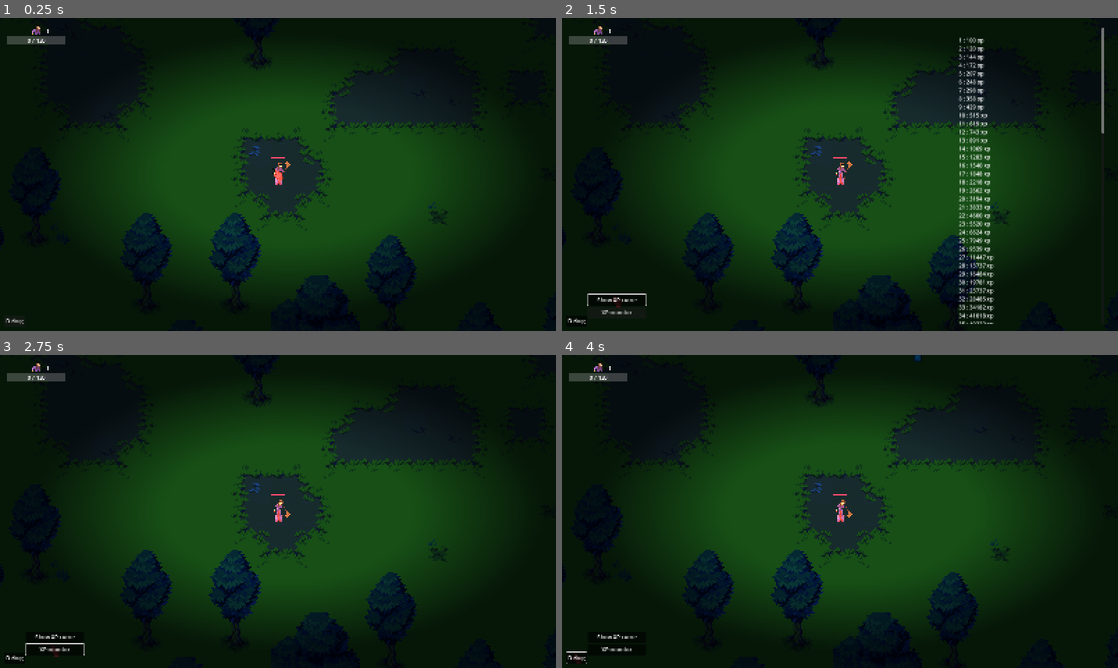
Above: before the commit, frames 1-4 (two rows, left to right).
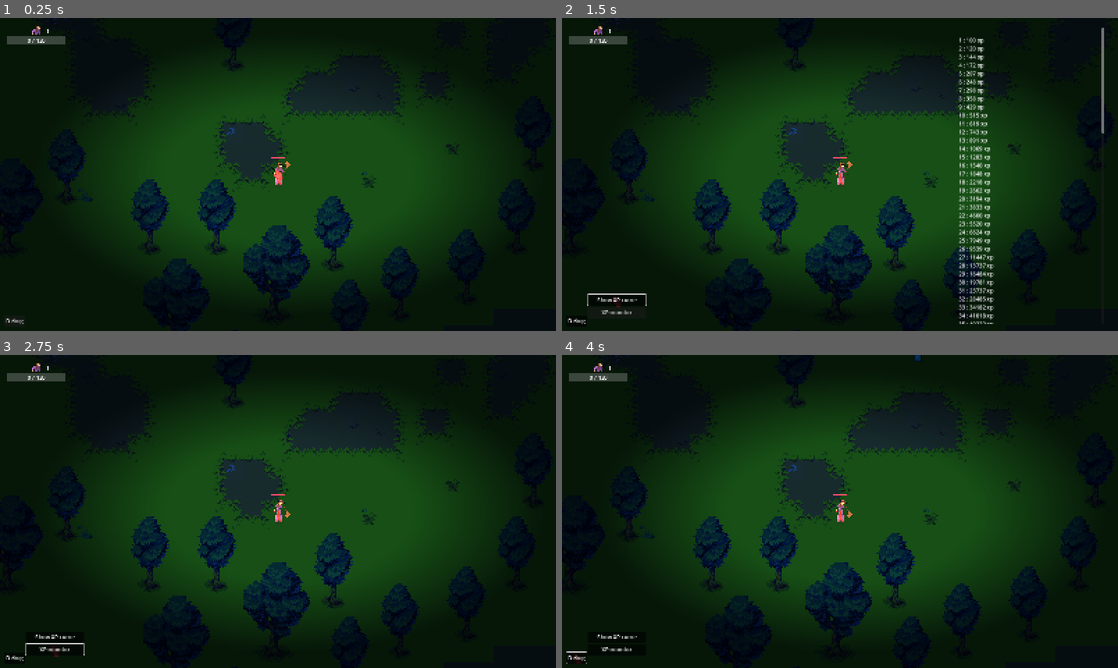
Above: after the commit, the same moments.

Repository: astonedf/Survivor
Game: Godot game, scene res://scenes/main/main.tscn
Same seed, same stepped clock (60 frames per second), same inputs: the game is played once before the commit and once after it. The engine's default icon, where the game draws it, is replaced by a stand-in: a white triangle on a blue panel in a dark square.
Inputs:
- Up to frame 1 (0.25 s): no input
- Up to frame 2 (1.5 s): click "Debug" at 0.5 s; click "Show XP curve" at 1.25 s
- Up to frame 3 (2.75 s): click "XP monitor" at 2 s
- Up to frame 4 (4 s): click "Debug" at 2.75 s; click "Debug" at 3.5 s

The runs differ from the first frame. In frame 1, 12% of the frame differs, in the area x 3-100%, y 0-99%; in frame 2, 12%; in frame 3, 12%; in frame 4, 12%.

Commit message:
not a tree but ok

Diff:
--- a/Survivor/characters/the_witch/the_witch.gd
+++ b/Survivor/characters/the_witch/the_witch.gd
@@ -2,6 +2,7 @@
 
 
 @onready var broom: Weapon = $Broom
+
 
 var flower_in_range = []
 var enemy_in_range = false
--- a/Survivor/scenes/main/main.tscn
+++ b/Survivor/scenes/main/main.tscn
@@ -6,6 +6,7 @@
 [ext_resource type="PackedScene" uid="uid://ck3m3011vrrgm" path="res://characters/the_witch/the_witch.tscn" id="4_yyfjg"]
 [ext_resource type="PackedScene" uid="uid://b0158jo3181dg" path="res://ui/hud/hud.tscn" id="6_hujxm"]
 [ext_resource type="PackedScene" uid="uid://chdxmebrxwpo7" path="res://characters/the_hand/the_hand.tscn" id="6_ow5a4"]
+[ext_resource type="PackedScene" uid="uid://djblo1q7ghk00" path="res://ui/level_upgrades/level_upgrades.tscn" id="7_hujxm"]
 
 [sub_resource type="TileSetAtlasSource" id="TileSetAtlasSource_h2yge"]
 texture = ExtResource("1_6q06x")
@@ -661,21 +662,21 @@
 [node name="TileMap" type="TileMapLayer" parent="."]
 modulate = Color(0.101961, 0.337255, 1, 1)
 texture_filter = 1
-scale = Vector2(4, 4)
+scale = Vector2(3, 3)
 tile_map_data = PackedByteArray("AAD1//r/AQAGAAAAAAD1//v/AQAGAAAAAAD1//z/AQAGAAAAAAD1//3/AQAGAAAAAAD1//7/AQAGAAAAAAD1// …(73680 unchanged characters)…
 tile_set = SubResource("TileSet_1bvp3")
 
 [node name="TileMap2" type="TileMapLayer" parent="."]
 modulate = Color(0.101961, 0.337255, 1, 1)
 texture_filter = 1
-scale = Vector2(4, 4)
+scale = Vector2(3, 3)
 tile_map_data = PackedByteArray("AAD1//r/AQABAAEAAAD1//v/AQABAAEAAAD1//z/AQABAAEAAAD1//3/AQABAAEAAAD1//7/AQABAAEAAAD1// …(70960 unchanged characters)…
 tile_set = SubResource("TileSet_1bvp3")
 
 [node name="TileMap3" type="TileMapLayer" parent="."]
 modulate = Color(0.101961, 0.337255, 1, 1)
 texture_filter = 1
-scale = Vector2(4, 4)
+scale = Vector2(3, 3)
 tile_map_data = PackedByteArray("AAD1//r/AQABAAEAAAD1//v/AQABAAEAAAD1//z/AQABAAEAAAD1//3/AQABAAEAAAD1//7/AQABAAEAAAD1// …(70992 unchanged characters)…
 tile_set = SubResource("TileSet_1bvp3")
 
@@ -689,3 +690,6 @@
 [node name="TheHand" parent="." instance=ExtResource("6_ow5a4")]
 
 [node name="Hud" parent="." instance=ExtResource("6_hujxm")]
+
+[node name="Level_upgrades" parent="Hud" instance=ExtResource("7_hujxm")]
+visible = false
--- /dev/null
+++ b/Survivor/scenes/menu/menu.tscn
@@ -0,0 +1,77 @@
+[gd_scene load_steps=3 format=3 uid="uid://dfr8r0h4vdibr"]
+
+[ext_resource type="FontFile" uid="uid://d5iito5dm4ml" path="res://assets/fonts/il_shake_fest/ilshake.ttf" id="1_mcvr8"]
+[ext_resource type="FontFile" uid="uid://j8r620ksn6h3" path="res://assets/fonts/isabella/Isabella.ttf" id="2_e0arn"]
+
+[node name="Control" type="Control"]
+layout_mode = 3
+anchors_preset = 15
+anchor_right = 1.0
+anchor_bottom = 1.0
+grow_horizontal = 2
+grow_vertical = 2
+
+[node name="RichTextLabel3" type="RichTextLabel" parent="."]
+layout_mode = 0
+offset_left = 640.0
+offset_top = 216.0
+offset_right = 875.0
+offset_bottom = 330.0
+theme_override_fonts/normal_font = ExtResource("1_mcvr8")
+theme_override_font_sizes/normal_font_size = 48
+text = "The
+"
+
+[node name="RichTextLabel" type="RichTextLabel" parent="."]
+layout_mode = 0
+offset_left = 616.0
+offset_top = 280.0
+offset_right = 1210.0
+offset_bottom = 678.0
+theme_override_fonts/normal_font = ExtResource("1_mcvr8")
+theme_override_font_sizes/normal_font_size = 72
+text = "aking
+"
+
+[node name="RichTextLabel2" type="RichTextLabel" parent="."]
+layout_mode = 0
+offset_left = 624.0
+offset_top = 424.0
+offset_right = 1218.0
+offset_bottom = 822.0
+theme_override_fonts/normal_font = ExtResource("1_mcvr8")
+theme_override_font_sizes/normal_font_size = 72
+text = "itch
+"
+
+[node name="RichTextLabel5" type="RichTextLabel" parent="."]
+layout_mode = 0
+offset_left = 528.0
+offset_top = 232.0
+offset_right = 1122.0
+offset_bottom = 630.0
+theme_override_fonts/normal_font = ExtResource("2_e0arn")
+theme_override_font_sizes/normal_font_size = 98
+text = "M
+"
+
+[node name="RichTextLabel6" type="RichTextLabel" parent="."]
+layout_mode = 0
+offset_left = 536.0
+offset_top = 384.0
+offset_right = 1130.0
+offset_bottom = 782.0
+theme_override_fonts/normal_font = ExtResource("2_e0arn")
+theme_override_font_sizes/normal_font_size = 98
+text = "W"
+
+[node name="RichTextLabel4" type="RichTextLabel" parent="."]
+layout_mode = 0
+offset_left = 624.0
+offset_top = 360.0
+offset_right = 1218.0
+offset_bottom = 758.0
+theme_override_fonts/normal_font = ExtResource("1_mcvr8")
+theme_override_font_sizes/normal_font_size = 48
+text = "of a
+"
--- /dev/null
+++ b/Survivor/ui/level_upgrades/card.tscn
@@ -0,0 +1,62 @@
+[gd_scene load_steps=5 format=3 uid="uid://ckao6xqxcip4l"]
+
+[ext_resource type="Texture2D" uid="uid://dltfhoifqt0kf" path="res://assets/Major Arcana - Tarot Cards/cards/14_temperance/14_temperance_5x.png" id="1_qfkh7"]
+
+[sub_resource type="Animation" id="Animation_qfkh7"]
+resource_name = "float"
+length = 2.0
+loop_mode = 1
+tracks/0/type = "value"
+tracks/0/imported = false
+tracks/0/enabled = true
+tracks/0/path = NodePath(".:position")
+tracks/0/interp = 1
+tracks/0/loop_wrap = true
+tracks/0/keys = {
+"times": PackedFloat32Array(0, 1.13333),
+"transitions": PackedFloat32Array(1, 1),
+"update": 0,
+"values": [Vector2(0, 0), Vector2(0, -18)]
+}
+
+[sub_resource type="Animation" id="Animation_tmh5t"]
+length = 0.001
+tracks/0/type = "value"
+tracks/0/imported = false
+tracks/0/enabled = true
+tracks/0/path = NodePath(".:position")
+tracks/0/interp = 1
+tracks/0/loop_wrap = true
+tracks/0/keys = {
+"times": PackedFloat32Array(0),
+"transitions": PackedFloat32Array(1),
+"update": 0,
+"values": [Vector2(0, 0)]
+}
+
+[sub_resource type="AnimationLibrary" id="AnimationLibrary_ik0ck"]
+_data = {
+&"RESET": SubResource("Animation_tmh5t"),
+&"float": SubResource("Animation_qfkh7")
+}
+
+[node name="Card" type="TextureRect"]
+offset_right = 230.0
+offset_bottom = 405.0
+texture = ExtResource("1_qfkh7")
+stretch_mode = 3
+
+[node name="Button" type="Button" parent="."]
+layout_mode = 1
+anchors_preset = 15
+anchor_right = 1.0
+anchor_bottom = 1.0
+grow_horizontal = 2
+grow_vertical = 2
+flat = true
+
+[node name="AnimationPlayer" type="AnimationPlayer" parent="."]
+libraries = {
+&"": SubResource("AnimationLibrary_ik0ck")
+}
+autoplay = "float"
--- /dev/null
+++ b/Survivor/ui/level_upgrades/level_upgrades.tscn
@@ -0,0 +1,41 @@
+[gd_scene load_steps=4 format=3 uid="uid://djblo1q7ghk00"]
+
+[ext_resource type="PackedScene" uid="uid://ckao6xqxcip4l" path="res://ui/level_upgrades/card.tscn" id="1_x61y8"]
+[ext_resource type="Texture2D" uid="uid://c5t86i0arxxv2" path="res://assets/Major Arcana - Tarot Cards/cards/10_wheelOfFortune/10_wheelOfFortune_5x.png" id="2_3w8y5"]
+[ext_resource type="Texture2D" uid="uid://bdv7uqk5gkp6" path="res://assets/Major Arcana - Tarot Cards/cards/0_theFool/0_theFool_5x.png" id="3_s2qkx"]
+
+[node name="Level_upgrades" type="Control"]
+layout_mode = 3
+anchors_preset = 15
+anchor_right = 1.0
+anchor_bottom = 1.0
+grow_horizontal = 2
+grow_vertical = 2
+
+[node name="HBoxContainer" type="HBoxContainer" parent="."]
+layout_mode = 1
+anchors_preset = 8
+anchor_left = 0.5
+anchor_top = 0.5
+anchor_right = 0.5
+anchor_bottom = 0.5
+offset_left = -416.5
+offset_top = -320.0
+offset_right = 416.5
+offset_bottom = 320.0
+grow_horizontal = 2
+grow_vertical = 2
+theme_override_constants/separation = 80
+
+[node name="Card" parent="HBoxContainer" instance=ExtResource("1_x61y8")]
+layout_mode = 2
+
+[node name="Card2" type="TextureRect" parent="HBoxContainer"]
+layout_mode = 2
+texture = ExtResource("2_3w8y5")
+stretch_mode = 3
+
+[node name="Card3" type="TextureRect" parent="HBoxContainer"]
+layout_mode = 2
+texture = ExtResource("3_s2qkx")
+stretch_mode = 3
Not shown, added: Survivor/assets/Major Arcana - Tarot Cards/_readme.txt
Binary file added: Survivor/assets/Major Arcana - Tarot Cards/cards/0_theFool/0_theFool.aseprite
Binary file added: Survivor/assets/Major Arcana - Tarot Cards/cards/0_theFool/0_theFool_5x.png
Not shown, added: Survivor/assets/Major Arcana - Tarot Cards/cards/0_theFool/0_theFool_5x.png.import
Binary file added: Survivor/assets/Major Arcana - Tarot Cards/cards/10_wheelOfFortune/10_wheelOfFortune.aseprite
Binary file added: Survivor/assets/Major Arcana - Tarot Cards/cards/10_wheelOfFortune/10_wheelOfFortune_5x.png
Not shown, added: Survivor/assets/Major Arcana - Tarot Cards/cards/10_wheelOfFortune/10_wheelOfFortune_5x.png.import
Binary file added: Survivor/assets/Major Arcana - Tarot Cards/cards/11_strength/11_strength.aseprite
Binary file added: Survivor/assets/Major Arcana - Tarot Cards/cards/11_strength/11_strength_1x.png
Not shown, added: Survivor/assets/Major Arcana - Tarot Cards/cards/11_strength/11_strength_1x.png.import
Binary file added: Survivor/assets/Major Arcana - Tarot Cards/cards/11_strength/11_strength_2x.png
Not shown, added: Survivor/assets/Major Arcana - Tarot Cards/cards/11_strength/11_strength_2x.png.import
(and 74 more such lines)
